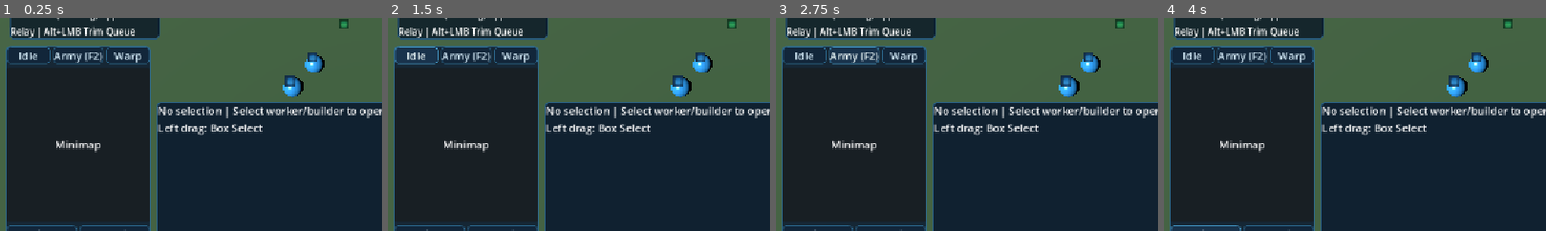
Above: before the commit, frames 1-4 (left to right).
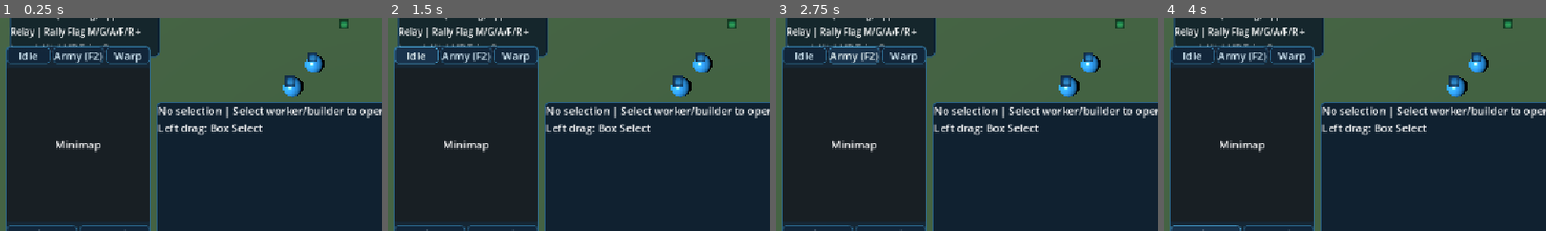
Above: after the commit, the same moments.

Repository: AFindex/gd_rts
Game: Godot game, scene res://scenes/main/main.tscn
Same seed, same stepped clock (60 frames per second), same inputs: the game is played once before the commit and once after it.
Inputs:
- Up to frame 1 (0.25 s): no input
- Up to frame 2 (1.5 s): click "M" at 0.5 s; click "Idle" at 1.25 s
- Up to frame 3 (2.75 s): click "Army (F2)" at 2 s
- Up to frame 4 (4 s): click "Warp" at 2.75 s; click "Ping" at 3.5 s
The pictures show only the part of the screen within x 0-50%, y 44-94%; the shares and areas given below are measured in that part.

The runs differ from the first frame. In frame 1, 2.3% of the frame differs, in the area x 2-42%, y 3-19%; in frame 2, 2.3%; in frame 3, 2.3%; in frame 4, 2.3%.

Commit message:
交互系统-4-1

Diff:
--- a/scripts/core/game_manager.gd
+++ b/scripts/core/game_manager.gd
@@ -24,6 +24,7 @@
 const RALLY_MAX_HOPS: int = 3
 const RALLY_VISUAL_HEIGHT: float = 0.08
 const RALLY_ALERT_BLINK_INTERVAL_SEC: float = 0.16
+const FEEDBACK_TONE_SAMPLE_RATE: int = 22050
 
 enum InputState {
 	IDLE,
@@ -91,6 +92,8 @@
 var _rally_visible_nodes: Array[Node] = []
 var _last_rally_visual_signature: String = ""
 var _rally_reject_feedback_timer: float = 0.0
+var _feedback_audio_player: AudioStreamPlayer
+var _feedback_tone_streams: Dictionary = {}
 var _pending_build_orders: Array[Dictionary] = []
 
 func _ready() -> void:
@@ -106,6 +109,7 @@
 	_create_placement_preview()
 	_setup_queue_visual_root()
 	_setup_rally_visual_root()
+	_setup_feedback_audio()
 	_setup_runtime_navigation_baking()
 	_register_existing_buildings()
 	_register_existing_resources()
@@ -399,6 +403,54 @@
 	_rally_visual_root.name = "RallyPointVisuals"
 	add_child(_rally_visual_root)
 
+func _setup_feedback_audio() -> void:
+	_feedback_audio_player = AudioStreamPlayer.new()
+	_feedback_audio_player.name = "UIFeedbackAudio"
+	_feedback_audio_player.bus = &"Master"
+	_feedback_audio_player.volume_db = -10.0
+	add_child(_feedback_audio_player)
+	_feedback_tone_streams = {
+		"ground": _make_tone_wav(392.0, 0.08, 0.26, false),
+		"resource": _make_tone_wav(523.25, 0.08, 0.26, false),
+		"attack": _make_tone_wav(659.25, 0.08, 0.26, false),
+		"follow": _make_tone_wav(466.16, 0.08, 0.26, false),
+		"relay": _make_tone_wav(587.33, 0.08, 0.26, false),
+		"error": _make_tone_wav(200.0, 0.12, 0.28, true)
+	}
+
+func _make_tone_wav(frequency_hz: float, duration_sec: float, amplitude: float, square_wave: bool) -> AudioStreamWAV:
+	var sample_count: int = maxi(1, int(round(duration_sec * float(FEEDBACK_TONE_SAMPLE_RATE))))
+	var pcm: PackedByteArray = PackedByteArray()
+	pcm.resize(sample_count * 2)
+	var level: float = clampf(amplitude, 0.0, 1.0)
+	for i in sample_count:
+		var t: float = float(i) / float(FEEDBACK_TONE_SAMPLE_RATE)
+		var sample: float = sin(TAU * frequency_hz * t)
+		if square_wave:
+			sample = 1.0 if sample >= 0.0 else -1.0
+		var sample_i16: int = int(round(clampf(sample * level, -1.0, 1.0) * 32767.0))
+		pcm[i * 2] = sample_i16 & 0xFF
+		pcm[i * 2 + 1] = (sample_i16 >> 8) & 0xFF
+
+	var wav: AudioStreamWAV = AudioStreamWAV.new()
+	wav.format = AudioStreamWAV.FORMAT_16_BITS
+	wav.mix_rate = FEEDBACK_TONE_SAMPLE_RATE
+	wav.stereo = false
+	wav.data = pcm
+	return wav
+
+func _play_feedback_tone(mode: String) -> void:
+	if _feedback_audio_player == null:
+		return
+	var normalized_mode: String = mode if mode != "" else "ground"
+	var stream: AudioStream = _feedback_tone_streams.get(normalized_mode) as AudioStream
+	if stream == null:
+		stream = _feedback_tone_streams.get("ground") as AudioStream
+	if stream == null:
+		return
+	_feedback_audio_player.stream = stream
+	_feedback_audio_player.play()
+
 func _process_queue_feedback(delta: float) -> void:
 	if _queue_reject_feedback_timer > 0.0:
 		_queue_reject_feedback_timer = maxf(0.0, _queue_reject_feedback_timer - delta)
@@ -725,6 +777,7 @@
 	root.name = "RallyFlag%d" % hop_index
 	root.global_position = world_position + Vector3(0.0, RALLY_VISUAL_HEIGHT, 0.0)
 	var color: Color = _rally_mode_color(mode)
+	var mode_glyph: String = _rally_mode_glyph(mode)
 	var alpha_scale: float = 0.28 if alerting and not alert_phase else 1.0
 
 	var pole: MeshInstance3D = MeshInstance3D.new()
@@ -759,6 +812,13 @@
 	index_label.font_size = 28
 	index_label.modulate = Color(1.0, 1.0, 1.0, 0.95 * alpha_scale)
 	root.add_child(index_label)
+
+	var mode_label: Label3D = Label3D.new()
+	mode_label.text = mode_glyph
+	mode_label.position = Vector3(0.23, 0.62, 0.04)
+	mode_label.font_size = 24
+	mode_label.modulate = Color(0.06, 0.06, 0.06, 0.95 * alpha_scale)
+	root.add_child(mode_label)
 	return root
 
 func _create_rally_link(from_position: Vector3, to_position: Vector3, mode: String, alerting: bool = false, alert_phase: bool = false) -> MeshInstance3D:
@@ -794,6 +854,19 @@
 			return Color(0.78, 0.35, 0.95, 1.0)
 		_:
 			return Color(0.95, 0.86, 0.25, 1.0)
+
+func _rally_mode_glyph(mode: String) -> String:
+	match mode:
+		"attack":
+			return "A"
+		"resource":
+			return "G"
+		"follow":
+			return "F"
+		"relay":
+			return "R"
+		_:
+			return "M"
 
 func _try_remove_queue_marker_at(screen_pos: Vector2) -> bool:
 	var ray_result: Dictionary = _raycast_from_screen(screen_pos, true)
@@ -1092,8 +1165,8 @@
 	if _selected_buildings.size() == 1 and _selected_units.is_empty():
 		if _selection_has_rally_building():
 			if _input_state == InputState.QUEUE_INPUT:
-				return "Selected Building: %d queue item(s) | Shift held: RMB append rally relay hop (max %d)" % [queue_size, RALLY_MAX_HOPS]
-			return "Selected Building: %d queue item(s) | R/T Train | RMB Set Rally | Shift+RMB Append Relay" % queue_size
+				return "Selected Building: %d queue item(s) | Shift held: RMB append rally relay hop (max %d) | Flag: M/G/A/F/R" % [queue_size, RALLY_MAX_HOPS]
+			return "Selected Building: %d queue item(s) | R/T Train | RMB Set Rally | Shift+RMB Append Relay | Flag: M/G/A/F/R" % queue_size
 		return "Selected Building: %d queue item(s) | R/T: Train by building type" % queue_size
 	if _input_state == InputState.QUEUE_INPUT:
 		return "Queue Input: Shift held | Alt+LMB queue marker trims this and later points | W%d S%d B%d" % [selected_worker_count, selected_soldier_count, selected_building_count]
@@ -1127,7 +1200,7 @@
 		return _active_research_hint_text()
 	if _selected_buildings.size() == 1 and _selected_units.is_empty():
 		if _selection_has_rally_building():
-			return "Click command cards / hotkeys for production. RMB sets rally point."
+			return "Click command cards / hotkeys for production. RMB sets rally point (M/G/A/F/R flag + tone)."
 		return "Click command cards or use hotkeys for production/build commands."
 	if not _selected_units.is_empty():
 		return "RMB context command or click move/gather/stop in command card."
@@ -1354,7 +1427,7 @@
 	var lines: Array[String] = [
 		"B: Build Menu | Open build options from selected builder",
 		"R: Train Worker (%d) | T: Train Soldier (%d) | A: Attack/Attack-Move | S: Stop" % [_worker_cost, _soldier_cost],
-		"RMB Smart: Attack>Gather>Return>Follow>Rally>Move | Shift+RMB Queue | Shift+RMB(Building) Append Relay | Alt+LMB Trim Queue"
+		"RMB Smart: Attack>Gather>Return>Follow>Rally>Move | Shift+RMB Queue | Shift+RMB(Building) Append Relay | Rally Flag M/G/A/F/R + tone | Alt+LMB Trim Queue"
 	]
 	if _queue_reject_feedback_timer > 0.0:
 		lines[0] = "Queue full: max 32 commands per unit."
@@ -2373,6 +2446,8 @@
 		return
 	var target_node: Node3D = resolved.get("target") as Node3D
 	var rally_mode: String = str(resolved.get("rally_mode", "ground"))
+	var applied_count: int = 0
+	var rejected_count: int = 0
 	var rally_position: Vector3 = Vector3.ZERO
 	if target_node != null and is_instance_valid(target_node):
 		rally_position = target_node.global_position
@@ -2394,7 +2469,15 @@
 		if selected_building.has_method("set_rally_point"):
 			var ok: bool = bool(selected_building.call("set_rally_point", rally_position, target_node, rally_mode, append_hop))
 			if not ok:
+				rejected_count += 1
 				_rally_reject_feedback_timer = 1.1
+			else:
+				applied_count += 1
+
+	if applied_count > 0:
+		_play_feedback_tone(rally_mode)
+	elif rejected_count > 0:
+		_play_feedback_tone("error")
 
 func _nearest_dropoff(from_position: Vector3) -> Node3D:
 	var nearest: Node3D = null
Not shown, changed: docs/RTS_Interaction_PRD_AI_Progress.md
